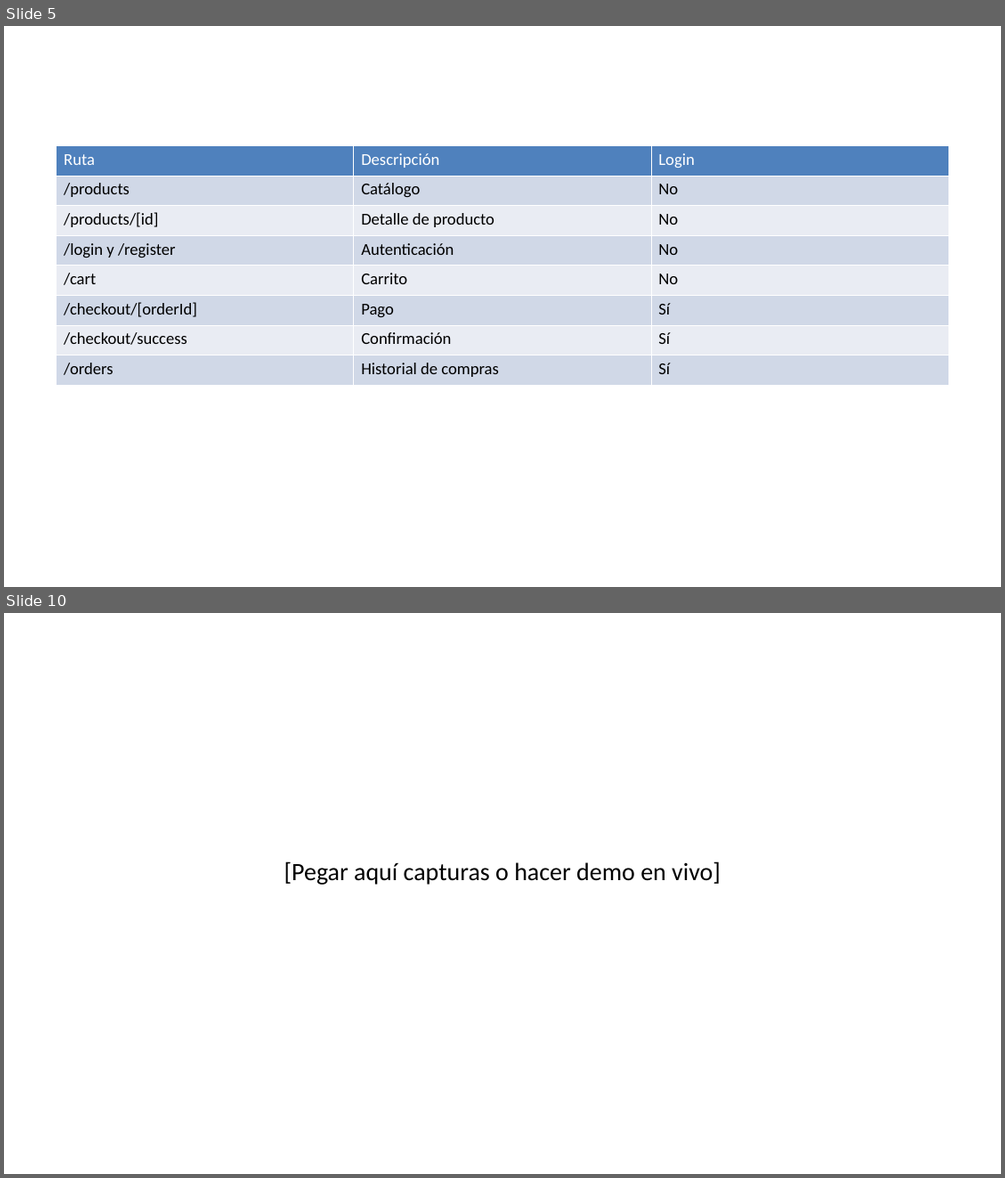
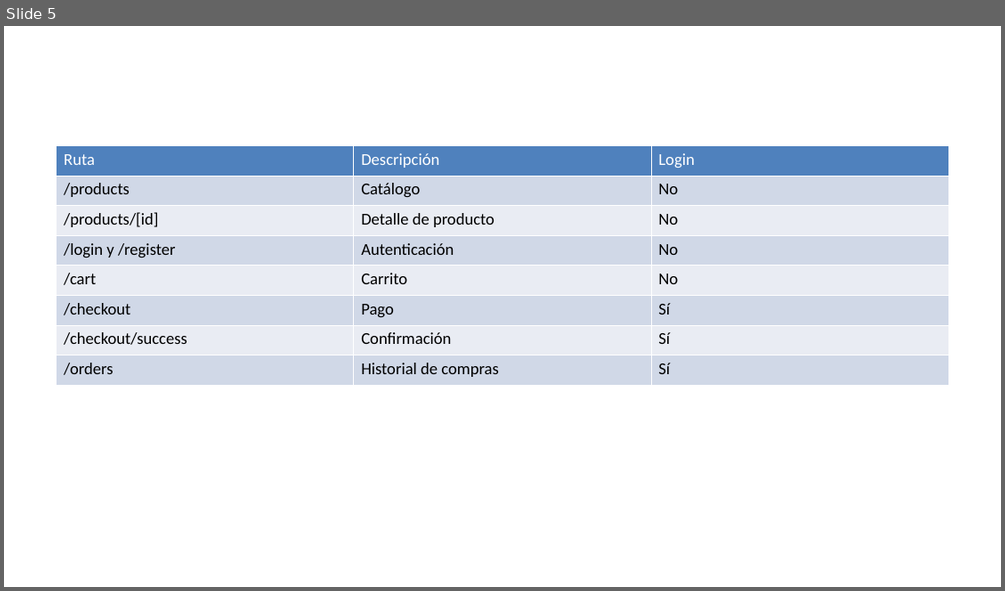
Before and after one commit to Nehemias94/WebVitals, a slide deck: docs/Presentacion_Frontend_Ecommerce.pptx. Shown one above the other, each under a label of ours: slides 5 and 10 before the commit, slide 5 after it; the slides between them are not shown. The pictures are 1005x1178 and 1005x591 pixels, drawn with LibreOffice and Linux fonts; fonts in the diff are those of the drawing. Boxes give left, top, right and bottom in pixels: in the first picture for what was removed or moved away, otherwise in the second. Text is boxed around its words. In the diff, an @@ line names an element or a change of style, - is before the commit and + after.

Commit message:
conecte el frontend con mi api y agregue capturas

```diff
--- a/docs/Presentacion_Frontend_Ecommerce.pptx
+++ b/docs/Presentacion_Frontend_Ecommerce.pptx
@@ slide 10 removed at <box>4,613,1001,1174</box>, background #FFFFFF @@
@@ text removed at <box>284,861,720,884</box> @@
-[Pegar aquí capturas o hacer demo en vivo]
@@ slide 5 changed as well @@
@@ table at <box>57,145,949,385</box> @@
-row 6, column 1: /checkout/[orderId]
+row 6, column 1: /checkout
```
Also in this commit, not shown: 3 slides added, 1 other slide removed, 35 other files.
